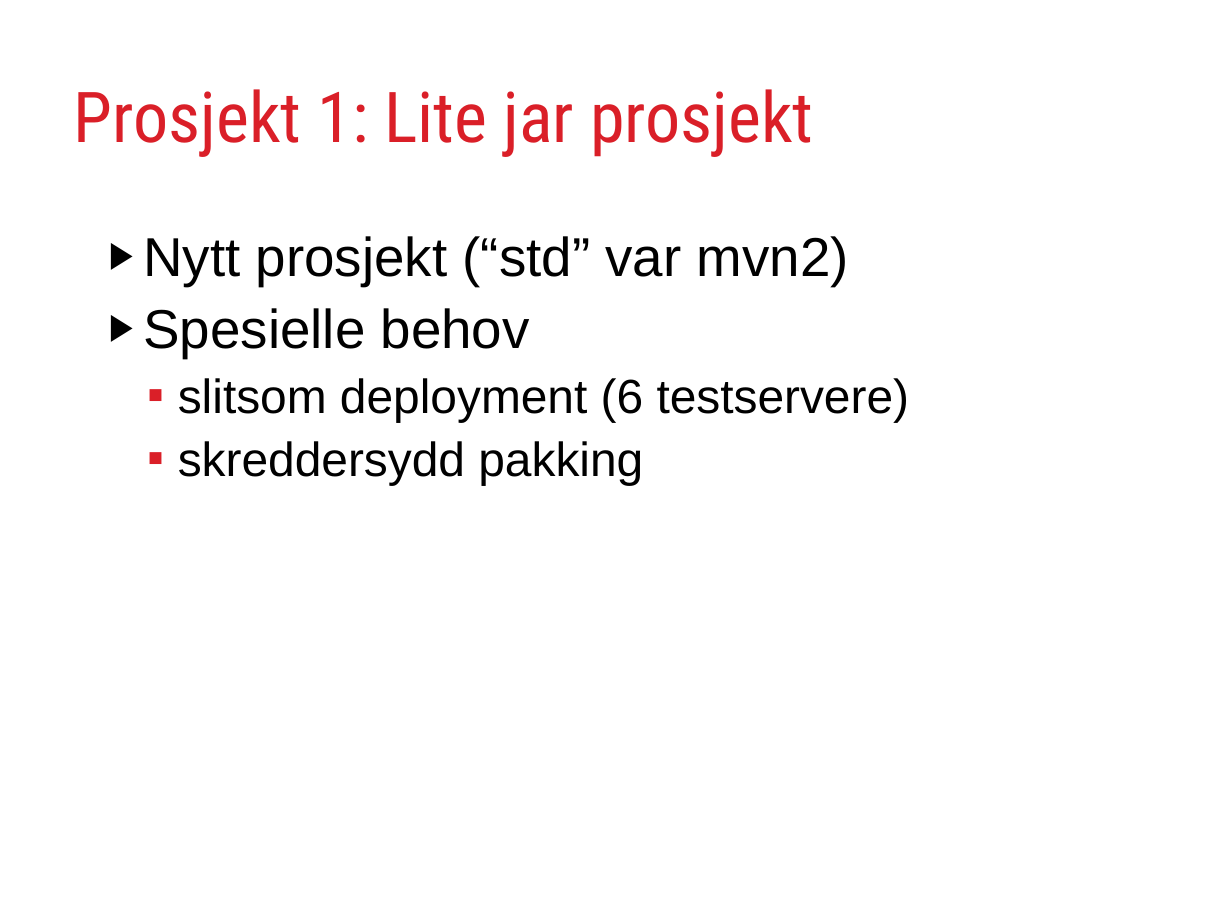
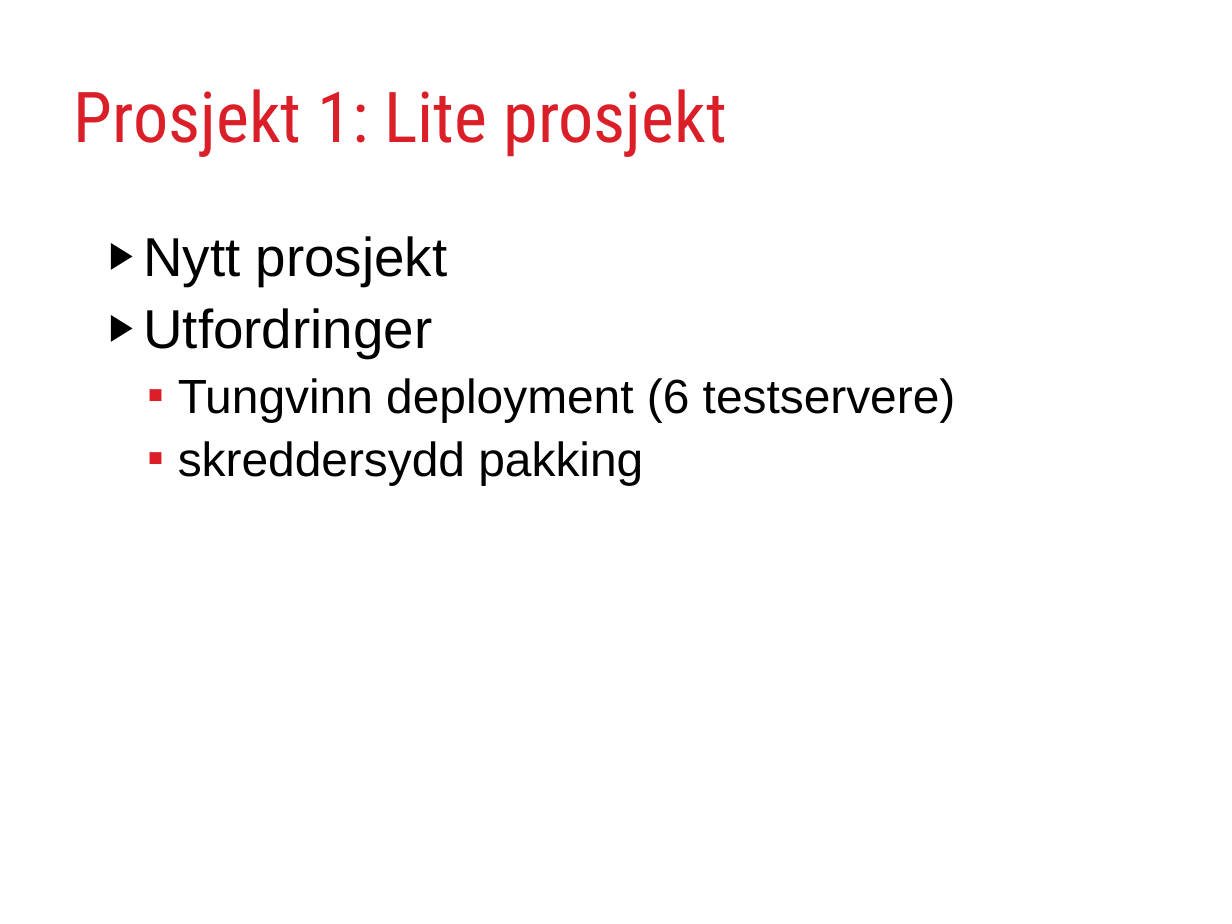
Before and after one commit to rundis/GradleJZ2012, a slide deck: slide 10 of GradleYourBuild.ppt (slide 9 before the commit). Drawn at 1232x924 pixels with LibreOffice and Linux fonts; fonts in the diff are those of the drawing. Boxes give left, top, right and bottom in pixels: in the first picture for what was removed or moved away, otherwise in the second. Text is boxed around its words. In the diff, an @@ line names an element or a change of style, - is before the commit and + after.

```diff
--- a/GradleYourBuild.ppt
+++ b/GradleYourBuild.ppt
@@ title at [74,89,727,157]: text changed @@
-Prosjekt 1: Lite jar prosjekt
+Prosjekt 1: Lite prosjekt
@@ text at [143,236,956,422]: text changed; size 32 to 28 pt @@
-▶ Nytt prosjekt (“std” var mvn2)
-▶ Spesielle behov
-  ▪ slitsom deployment (6 testservere)
+▶ Nytt prosjekt
+▶ Utfordringer
+  ▪ Tungvinn deployment (6 testservere)
```
Also in this commit, not shown: 16 other slides changed, 6 slides added, 8 slides removed.
